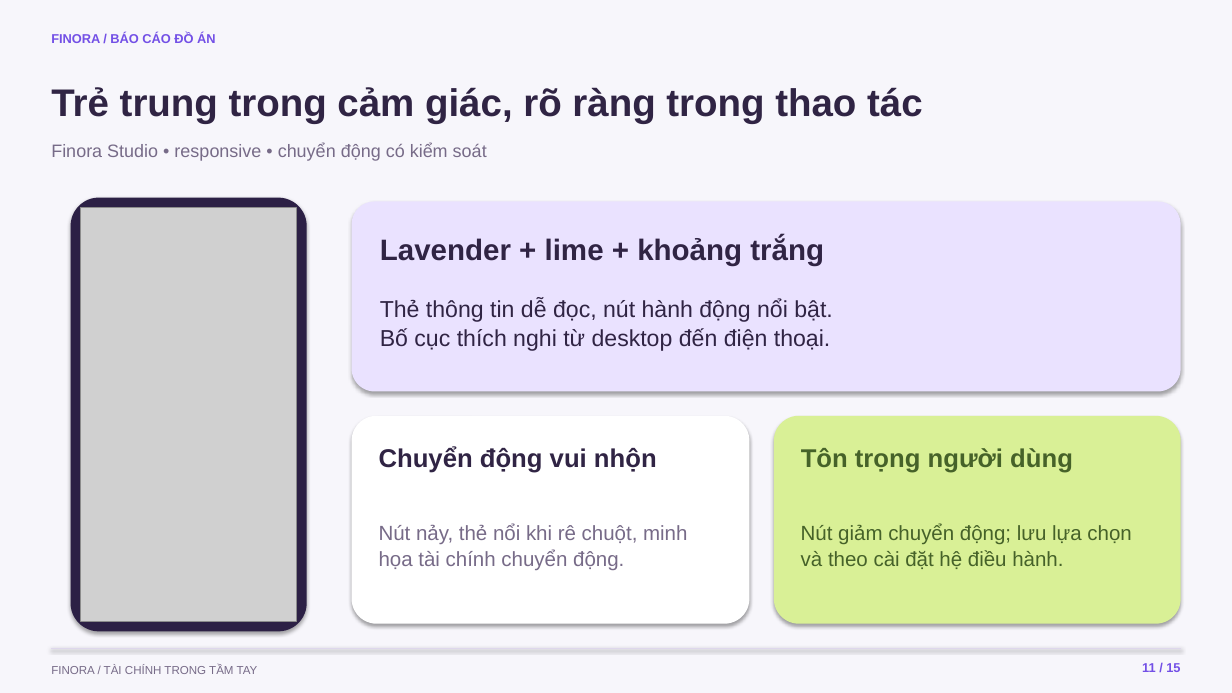
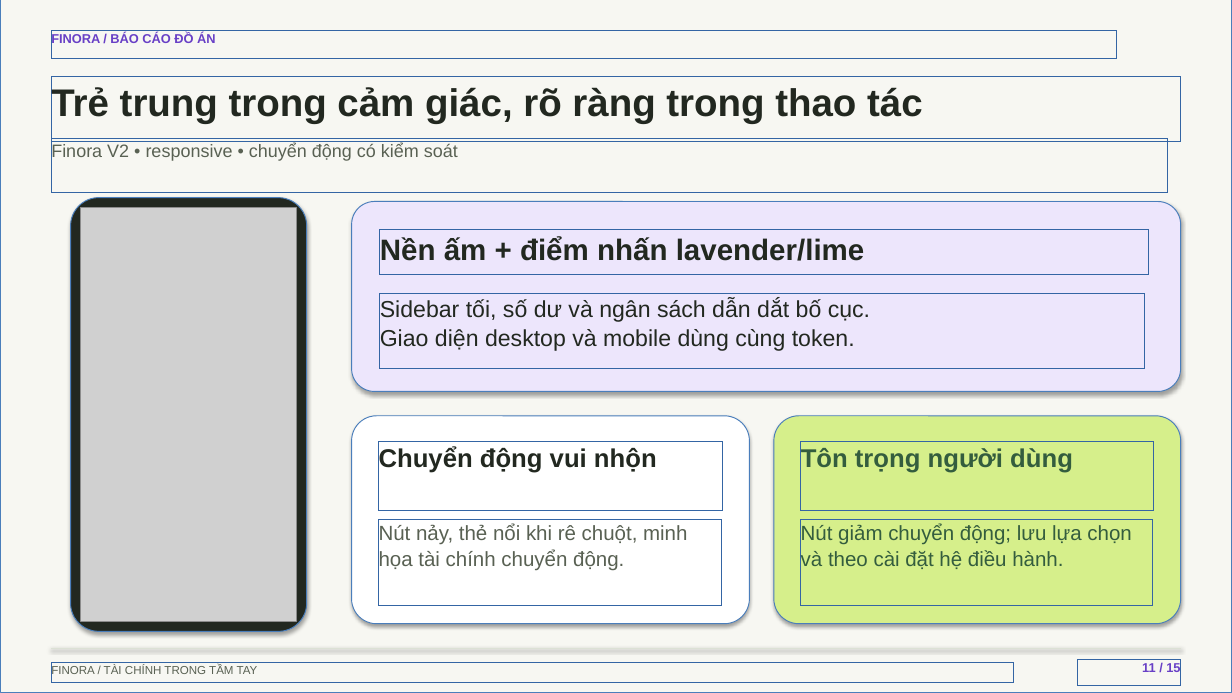
Before and after one commit to tunato2807-del/qlduanphammen, a slide deck: slide 11 of docs/presentation/Finora-Thuyet-trinh.pptx. Drawn at 1232x693 pixels with LibreOffice and Linux fonts; fonts in the diff are those of the drawing; grey boxes stand for pictures. Boxes give left, top, right and bottom in pixels: in the first picture for what was removed or moved away, otherwise in the second. Text is boxed around its words. In the diff, an @@ line names an element or a change of style, - is before the commit and + after.

Commit message:
docs: deliver Finora V2 screenshots design and updated presentation

```diff
--- a/docs/presentation/Finora-Thuyet-trinh.pptx
+++ b/docs/presentation/Finora-Thuyet-trinh.pptx
@@ rectangle at box(0, 0, 1232, 693): fill #F7F6FB to #F7F7F2 @@
@@ text "FINORA / BÁO CÁO ĐỒ ..." at box(51, 33, 215, 46): text colour #7350E6 to none @@
@@ text "Trẻ trung trong cảm giác, ..." at box(51, 86, 923, 124): text colour #302444 to none @@
@@ text at box(51, 143, 458, 161): text changed; text colour #776B88 to none @@
-Finora Studio • responsive • chuyển động có kiểm soát
+Finora V2 • responsive • chuyển động có kiểm soát
@@ rounded rectangle at box(70, 198, 307, 631): fill #2C2045 to #222820 @@
@@ rounded rectangle at box(352, 201, 1181, 392): fill #EAE2FF to #EDE6FC @@
@@ text at box(380, 236, 865, 261): text changed; text colour #302444 to none @@
-Lavender + lime + khoảng trắng
+Nền ấm + điểm nhấn lavender/lime
@@ text at box(380, 299, 870, 351): text changed; text colour #302444 to none @@
-Thẻ thông tin dễ đọc, nút hành động nổi bật.
-Bố cục thích nghi từ desktop đến điện thoại.
+Sidebar tối, số dư và ngân sách dẫn dắt bố cục.
+Giao diện desktop và mobile dùng cùng token.
@@ rounded rectangle at box(775, 416, 1181, 624): fill #D9F096 to #D6EF8B @@
@@ text "Chuyển động vui nhộn" at box(379, 447, 657, 473): text colour #302444 to none @@
@@ text "Tôn trọng người dùng" at box(801, 448, 1073, 473): text colour #466229 to none @@
@@ text "Nút nảy, thẻ nổi khi ..." at box(379, 524, 687, 571): text colour #776B88 to none @@
@@ text "Nút giảm chuyển động; lưu ..." at box(801, 524, 1131, 569): text colour #466229 to none @@
@@ text "FINORA / TÀI CHÍNH TRONG ..." at box(51, 665, 258, 677): text colour #776B88 to none @@
@@ text "11 / 15" at box(1142, 663, 1180, 672): text colour #7350E6 to none @@
```
Also in this commit, not shown: 14 other slides changed, 17 other files.
